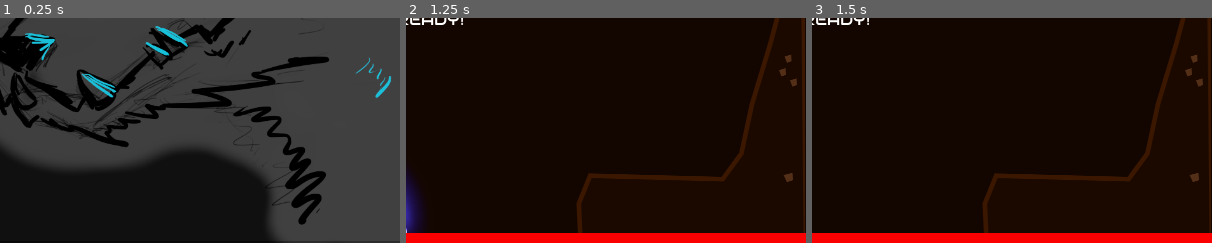
Above: before the commit, frames 1-3 (left to right).
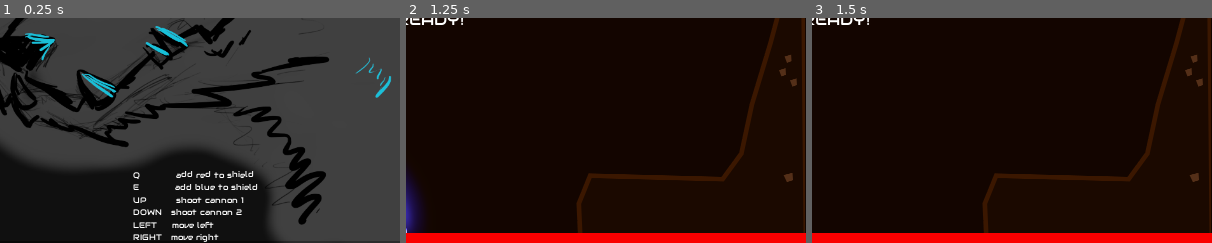
Above: after the commit, the same moments.

Repository: GameDrivenDesign/punk-wolf
Game: Godot game, scene res://scenes/newgame.tscn
Two runs of this game, one before a commit and one after it. Both use one fixed random seed, a clock stepped at 60 frames per second and the inputs below. Sound files missing from this copy of the repository are replaced by a short silence.
Inputs:
- Up to frame 1 (0.25 s): no input
- Up to frame 2 (1.25 s): tap Enter at 0.5 s; hold Right (ui_right) from 0.53 s (still down); hold E (shield_blue) from 0.53 s (still down)
- Up to frame 3 (1.5 s): release Right (ui_right) at 1.28 s; release E (shield_blue) at 1.28 s; hold Left (ui_left) from 1.28 s (still down); tap Q (shield_red) at 1.35 s
The pictures show only the part of the screen within x 50-100%, y 50-100%; the shares and areas given below are measured in that part.

The runs differ from the first frame. In frame 1, 2.1% of the frame differs, in the area x 33-65%, y 68-100%; in frame 2, nothing differs; in frame 3, nothing differs.

Commit message:
add list of keybinds to start screen

Diff:
--- a/scenes/newgame.tscn
+++ b/scenes/newgame.tscn
@@ -1,8 +1,9 @@
-[gd_scene load_steps=4 format=2]
+[gd_scene load_steps=5 format=2]
 
 [ext_resource path="res://scenes/title-background.png" type="Texture" id=1]
 [ext_resource path="res://scenes/newgame.gd" type="Script" id=2]
 [ext_resource path="res://fonts/audiowide-large.tres" type="DynamicFont" id=3]
+[ext_resource path="res://fonts/audiowide.tres" type="DynamicFont" id=4]
 
 [node name="newgame" type="Node2D"]
 script = ExtResource( 2 )
@@ -39,3 +40,21 @@
 __meta__ = {
 "_edit_use_anchors_": false
 }
+
+[node name="Label2" type="Label" parent="."]
+margin_left = 1065.95
+margin_top = 753.438
+margin_right = 1538.95
+margin_bottom = 894.438
+custom_fonts/font = ExtResource( 4 )
+custom_constants/shadow_offset_x = 4
+custom_constants/shadow_offset_y = 4
+text = "Q            add red to shield
+E        	    add blue to shield
+UP          shoot cannon 1
+DOWN   shoot cannon 2
+LEFT     move left
+RIGHT   move right"
+__meta__ = {
+"_edit_use_anchors_": false
+}
